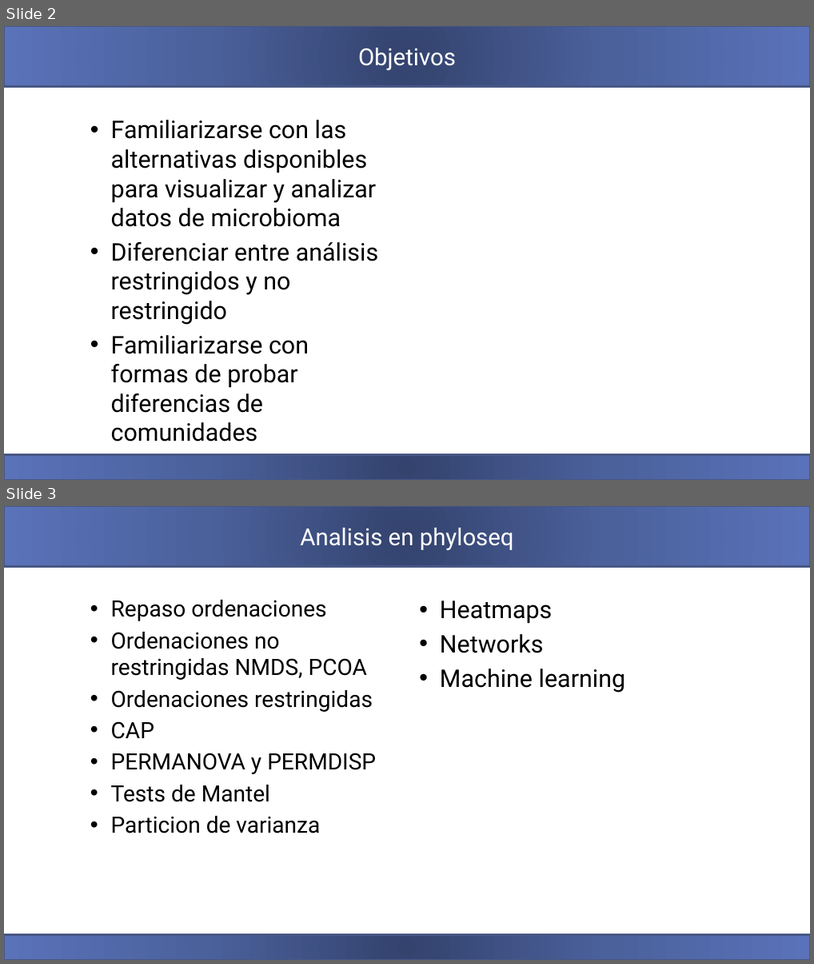
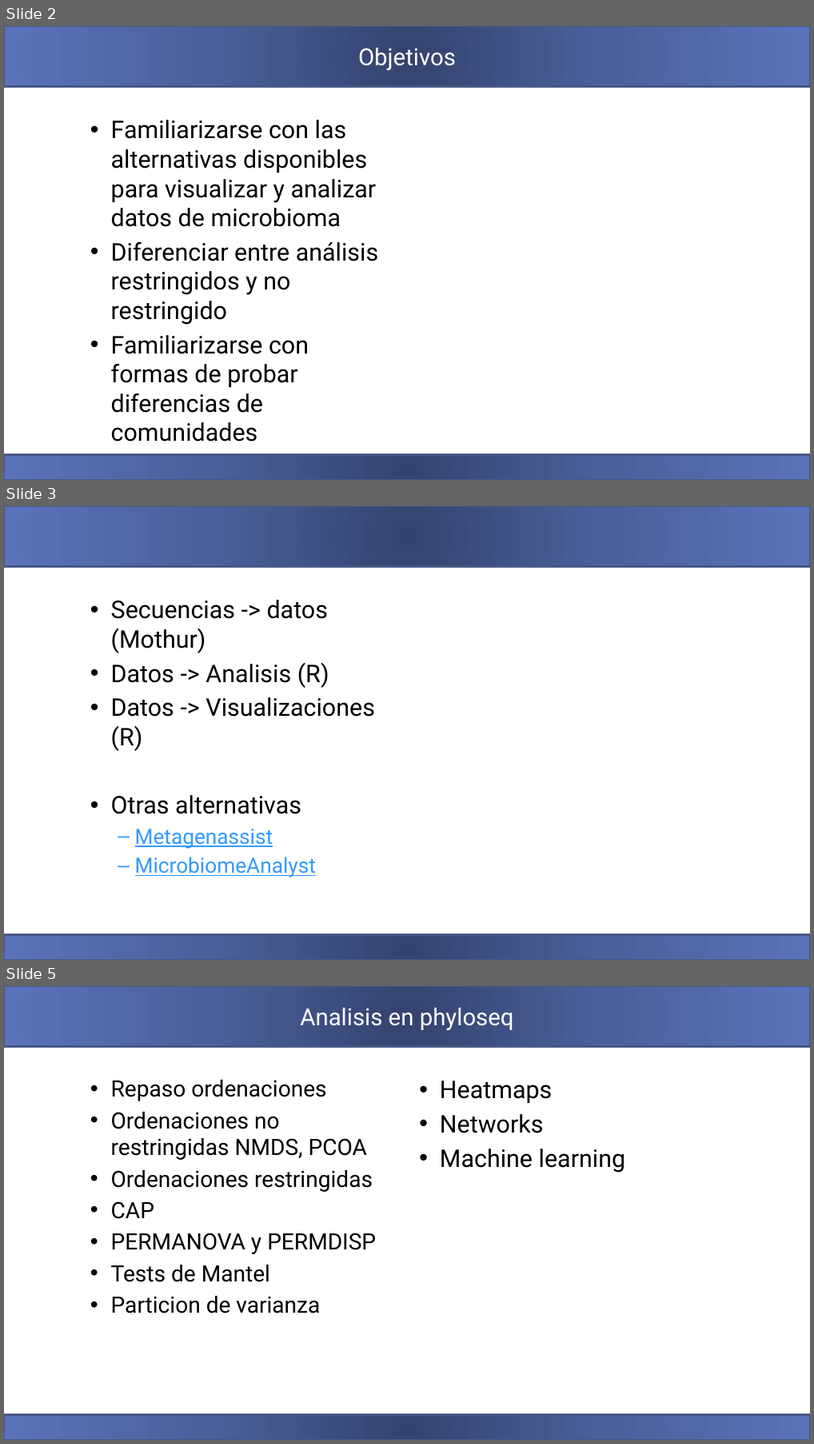
Before and after one commit to carden24/2018_Taller_Genomica_ambiental, a slide deck: W5_Analisis_multivariado_de_comunidades.pptx. Shown one above the other, each under a label of ours: slides 2 and 3 before the commit, slides 2, 3 and 5 after it; the slides between them are not shown. The pictures are 814x964 and 814x1444 pixels, drawn with LibreOffice and Linux fonts; fonts in the diff are those of the drawing. Boxes give left, top, right and bottom in pixels: in the first picture for what was removed or moved away, otherwise in the second. Text is boxed around its words. In the diff, an @@ line names an element or a change of style, - is before the commit and + after.

```diff
--- a/W5_Analisis_multivariado_de_comunidades.pptx
+++ b/W5_Analisis_multivariado_de_comunidades.pptx
@@ slide 3 added at [4, 506, 810, 960], background #FFFFFF; not listed: 2 template elements that a slide beside it also shows @@
@@ text added at [111, 600, 375, 877], 29 pt, text #000000 @@
+• Secuencias -> datos (Mothur)
+• Datos -> Analisis (R)
+• Datos -> Visualizaciones (R)
+• Otras alternativas
+  – Metagenassist
+  – MicrobiomeAnalyst
@@ what was slide 3 is now slide 5 @@
```
Also in this commit, not shown: 1 slide changed, 7 other slides added, 1 slide removed, 2 other files.
